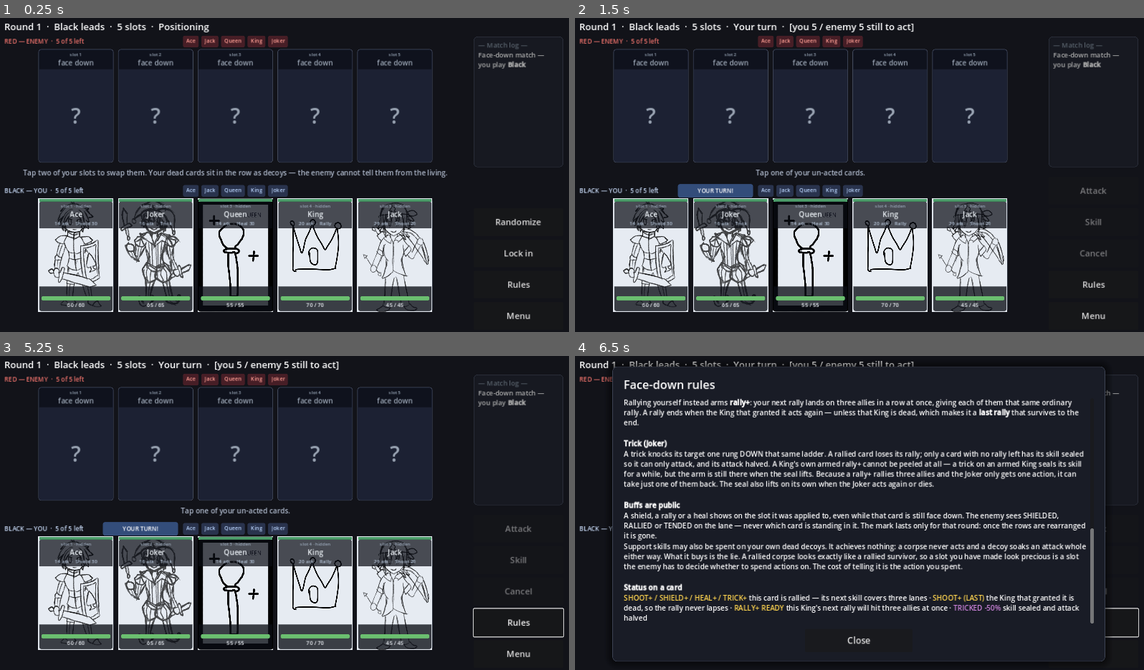
Above: before the commit, frames 1-4 (two rows, left to right).
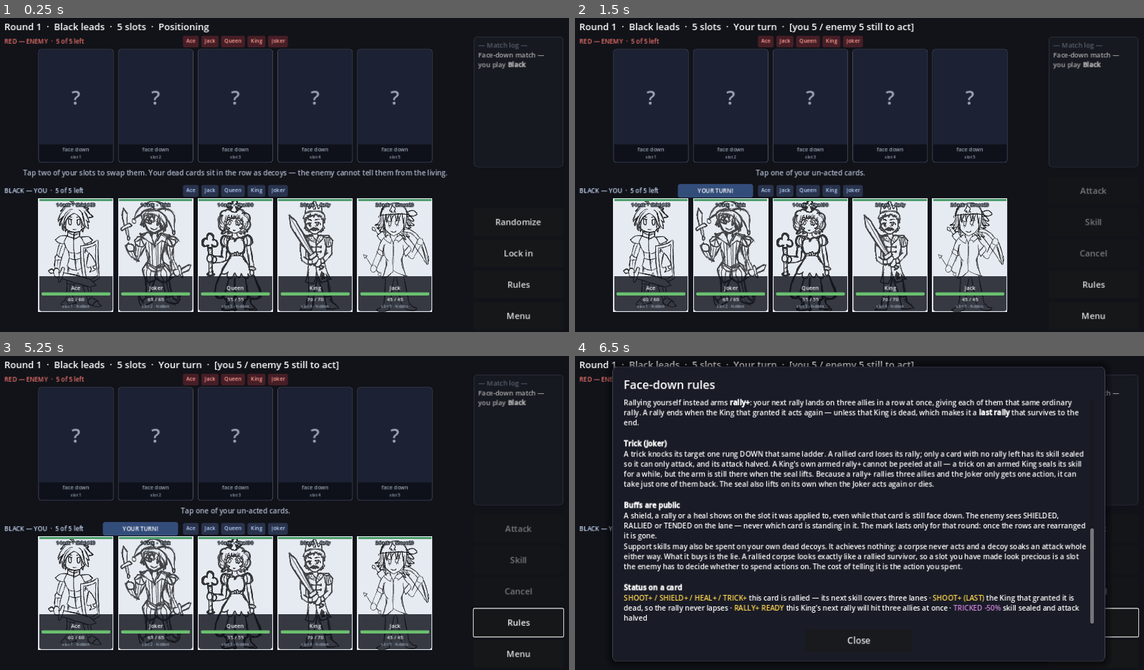
Above: after the commit, the same moments.

Repository: gunasuryo/remi-showdown
Game: Godot game, scene res://Scene/FaceDown/fd_table.tscn
Two runs of this game, one before a commit and one after it. Both use one fixed random seed, a clock stepped at 60 frames per second and the inputs below. This scene is started directly instead of the project's main scene. Sound files missing from this copy of the repository are replaced by a short silence.
Inputs (mouse positions are in pixels of both pictures, inside the frame that each line leads up to):
- Up to frame 1 (0.25 s): no input
- Up to frame 2 (1.5 s): click "Randomize" at 0.5 s; click "Lock in" at 1.25 s
- Up to frame 3 (5.25 s): click "Rules" at 2 s; click "Rules" at 2.75 s; click "Rules" at 3.5 s; click "Menu" at 4.25 s; tap Enter at 5 s; drag from (73, 443) to (341, 443) at 5.02 s
- Up to frame 4 (6.5 s): tap Space at 5.75 s; drag from (728, 443) to (831, 578) at 5.77 s

The runs differ from the first frame. In frame 1, 15% of the frame differs, in the area x 6-76%, y 11-94%; in frame 2, 15%; in frame 3, 15%; in frame 4, nothing differs.

Commit message:
fix: slot placement bug on card size collapse

Diff:
--- a/Scene/FaceDown/fd_card_view.gd
+++ b/Scene/FaceDown/fd_card_view.gd
@@ -24,20 +24,16 @@
 const C_SELECTED := Color(1.00, 0.84, 0.31)
 const C_TARGET   := Color(0.35, 0.80, 0.95)
 
-# A gold outline alone was easy to lose against five cards of similar size, so
-# the selected card also lifts: its background warms towards the outline colour
-# and its name gets a caret. Three cues rather than one, because which card you
-# are about to spend is the single most important thing on the board.
-const C_SELECTED_BG := Color(0.20, 0.17, 0.09)
-# The name band of the selected card is filled solid, which is the cue that
-# survives being one of five cards at phone size. A thin outline does not.
-const C_SELECTED_BAND := Color(1.00, 0.84, 0.31)
-const C_SELECTED_BAND_TEXT := Color(0.12, 0.10, 0.03)
-const C_STAT := Color(0.72, 0.78, 0.86)
+# A gold outline alone is easy to lose among five cards of similar size, so the
+# selected card also warms its background, turns its name and stats gold, and
+# takes a caret. It used to fill a solid gold band behind the name - that band
+# was part of the header block that covered the card face, and went with it.
+const C_SELECTED_BG := Color(0.24, 0.20, 0.10)
+const C_STAT := Color(0.82, 0.87, 0.94)
 # A card that has spent its turn. Dimming alone was easy to miss across five
-# cards, so it also gets a muted band and a tick on the name.
-const C_ACTED_BAND := Color(0.13, 0.14, 0.17, 0.92)
+# cards, so the name also takes a tick.
 const ACTED_MARK := "✓ "
+const C_ACTED_TEXT := Color(0.55, 0.58, 0.64)
 # The line art is pure white and fights the dark UI head-on at phone size.
 const ART_TINT := Color(0.90, 0.92, 0.95)
 
@@ -47,9 +43,8 @@
 const C_MARK_SHIELD := Color(0.40, 0.82, 1.00)
 const C_MARK_RALLY := Color(1.00, 0.84, 0.31)
 const C_MARK_TEND := Color(0.52, 0.85, 0.55)
-const C_BAND_IDLE := Color(0.04, 0.05, 0.08, 0.72)
 const SELECT_MARK := "▸ "
-const BORDER_SELECTED := 4
+const BORDER_SELECTED := 5
 const BORDER_TARGET := 3
 const BORDER_IDLE := 1
 
@@ -71,7 +66,18 @@
 var slot: int = -1
 
 var _panel_sb: StyleBoxFlat = null
-var _top_sb: StyleBoxFlat = null
+var _lunge_tween: Tween = null
+# The lunge is an offset applied ON TOP of wherever the row has sorted this
+# card, re-read every frame - not a tween from a position captured up front.
+# A captured position is wrong exactly when it matters: on the frame a round
+# begins the row has just been rebuilt and has not sorted yet, so every card
+# still reads (0, 0), and a lunge started there parked the card at the far left
+# of the row for the rest of the round. Re-reading also absorbs a re-sort that
+# lands mid-lunge instead of fighting it.
+var _lunge_offset: Vector2 = Vector2.ZERO
+var _lunge_base: Vector2 = Vector2.ZERO
+var _lunge_applied: Vector2 = Vector2.ZERO
+var _lunging: bool = false
 var _hp_bg_sb: StyleBoxFlat = null
 var _hp_fill_sb: StyleBoxFlat = null
 
@@ -86,19 +92,6 @@
 	_panel_sb.set_content_margin_all(0)
 	add_theme_stylebox_override("panel", _panel_sb)
 
-	# Also per instance, and for the same reason as the panel: the SB_top in
-	# the .tscn is one resource shared by all ten views, so recolouring it for
-	# the selected card would recolour every card.
-	_top_sb = StyleBoxFlat.new()
-	_top_sb.bg_color = C_BAND_IDLE
-	_top_sb.corner_radius_top_left = 5
-	_top_sb.corner_radius_top_right = 5
-	_top_sb.content_margin_left = 4.0
-	_top_sb.content_margin_top = 2.0
-	_top_sb.content_margin_right = 4.0
-	_top_sb.content_margin_bottom = 3.0
-	$M/V/Top.add_theme_stylebox_override("panel", _top_sb)
-
 	_hp_bg_sb = StyleBoxFlat.new()
 	_hp_bg_sb.bg_color = Color(0.04, 0.05, 0.07, 0.85)
 	_hp_bg_sb.set_corner_radius_all(3)
@@ -125,13 +118,13 @@
 	_ensure_styles()
 
 	var art: TextureRect = $Art
-	var slot_label: Label = $M/V/Top/TV/SlotLabel
-	var name_label: Label = $M/V/Top/TV/NameLabel
+	var slot_label: Label = $M/V/Bot/BV/SlotLabel
+	var name_label: Label = $M/V/Bot/BV/NameLabel
 	var glyph: Label = $M/V/Glyph
 	var bar: ProgressBar = $M/V/Bot/BV/HPBar
 	var hp_label: Label = $M/V/Bot/BV/HPLabel
 	var shield_label: Label = $M/V/Bot/BV/ShieldLabel
-	var stat_label: Label = $M/V/Top/TV/StatLabel
+	var stat_label: Label = $M/V/StatLabel
 	var preview: Label = $Preview
 	var rally_label: Label = $M/V/Bot/BV/RallyLabel
 	var trick_label: Label = $M/V/Bot/BV/TrickLabel
@@ -242,24 +235,18 @@
 	var is_selected: bool = d.get("selected", false)
 	var has_acted: bool = d.get("acted", false)
 	if is_selected:
-		_top_sb.bg_color = C_SELECTED_BAND
-	elif has_acted:
-		_top_sb.bg_color = C_ACTED_BAND
-	else:
-		_top_sb.bg_color = C_BAND_IDLE
-	if is_selected:
 		_set_border(C_SELECTED, BORDER_SELECTED)
 		_panel_sb.bg_color = C_SELECTED_BG
-		# The whole name band goes gold, so everything sitting on it has to go
-		# dark or it vanishes - the stat line did exactly that.
-		name_label.add_theme_color_override("font_color", C_SELECTED_BAND_TEXT)
-		slot_label.add_theme_color_override("font_color", C_SELECTED_BAND_TEXT)
-		stat_label.add_theme_color_override("font_color", C_SELECTED_BAND_TEXT)
+		# Name and stats go gold to match the border; both sit directly on the
+		# art now, so they are tinted rather than reversed out of a fill.
+		name_label.add_theme_color_override("font_color", C_SELECTED)
+		stat_label.add_theme_color_override("font_color", C_SELECTED)
 		name_label.text = SELECT_MARK + name_label.text
 	else:
 		stat_label.add_theme_color_override("font_color", C_STAT)
 		if has_acted:
 			name_label.text = ACTED_MARK + name_label.text
+			name_label.add_theme_color_override("font_color", C_ACTED_TEXT)
 		if d.get("targetable", false):
 			_set_border(C_TARGET, BORDER_TARGET)
 		else:
@@ -281,6 +268,54 @@
 	if skill <= 0:
 		return "%d atk  ·  %s" % [atk, word]
 	return "%d atk  ·  %s %d" % [atk, word, skill]
+
+# A short shove toward whatever this card is acting on, and back.
+#
+# The card sits in an HBoxContainer, which owns its position and reassigns it
+# on every sort. That is survivable because a Tween writes an ABSOLUTE position
+# each frame: a sort mid-flight costs one frame, not the animation. The return
+# leg targets the position the container gave us, so the card always lands back
+# where the layout wants it even if it re-sorted along the way.
+#
+# Any in-flight lunge is killed first - a card can be shoved twice in quick
+# succession (a rallied skill resolves lane by lane), and two tweens fighting
+# over `position` would leave it parked off-centre.
+func lunge(offset: Vector2, out_time: float = 0.10) -> void:
+	if _lunge_tween != null and _lunge_tween.is_valid():
+		_lunge_tween.kill()
+	# Give the sorted position back before measuring it again.
+	position -= _lunge_offset
+	_lunge_base = position
+	_lunge_offset = Vector2.ZERO
+	_lunge_applied = position
+	_lunging = true
+
+	_lunge_tween = create_tween()
+	_lunge_tween.tween_method(_set_lunge_offset, Vector2.ZERO, offset, out_time) \
+		.set_trans(Tween.TRANS_QUAD).set_ease(Tween.EASE_OUT)
+	# Slower coming back than going out, so it reads as a strike rather than a
+	# twitch.
+	_lunge_tween.tween_method(_set_lunge_offset, offset, Vector2.ZERO, out_time * 1.9) \
+		.set_trans(Tween.TRANS_QUAD).set_ease(Tween.EASE_IN_OUT)
+	_lunge_tween.finished.connect(_end_lunge)
+
+func _set_lunge_offset(v: Vector2) -> void:
+	_lunge_offset = v
+
+func _end_lunge() -> void:
+	_lunging = false
+	_lunge_offset = Vector2.ZERO
+	position = _lunge_base
+
+func _process(_delta: float) -> void:
+	if not _lunging:
+		return
+	# Anything that moved us other than this lunge is the row re-sorting, and
+	# the row is the authority on where the card lives - so adopt it.
+	if position != _lunge_applied:
+		_lunge_base = position
+	_lunge_applied = _lunge_base + _lunge_offset
+	position = _lunge_applied
 
 # A number floating up off the card: damage taken, healing, shield absorbed.
 # The board renders state; without this it never renders CHANGE, and every hit
@@ -364,8 +399,11 @@
 	if not on:
 		$M/V/Bot/BV/RallyLabel.visible = false
 		$M/V/Bot/BV/TrickLabel.visible = false
-	# With nothing to report, the bottom band would just be an empty bar.
-	$M/V/Bot.visible = on
+	# The bottom band itself ALWAYS stays: it carries the slot number and the
+	# hidden/seen state, which a face-down card needs more than a revealed one
+	# does. Hiding the whole band when there were no stats to show took the slot
+	# label with it and left the enemy row as five unlabelled rectangles.
+	$M/V/Bot.visible = true
 
 func _set_border(c: Color, width: int) -> void:
 	_panel_sb.border_color = c
--- a/Scene/FaceDown/fd_card_view.tscn
+++ b/Scene/FaceDown/fd_card_view.tscn
@@ -1,24 +1,15 @@
-[gd_scene load_steps=4 format=3]
+[gd_scene load_steps=3 format=3]
 
 [ext_resource type="Script" path="res://Scene/FaceDown/fd_card_view.gd" id="1_fdcv"]
 
-[sub_resource type="StyleBoxFlat" id="SB_top"]
-bg_color = Color(0.04, 0.05, 0.08, 0.72)
-corner_radius_top_left = 5
-corner_radius_top_right = 5
-content_margin_left = 4.0
-content_margin_top = 2.0
-content_margin_right = 4.0
-content_margin_bottom = 3.0
-
 [sub_resource type="StyleBoxFlat" id="SB_bot"]
-bg_color = Color(0.04, 0.05, 0.08, 0.78)
+bg_color = Color(0.04, 0.05, 0.08, 0.8)
 corner_radius_bottom_right = 5
 corner_radius_bottom_left = 5
 content_margin_left = 5.0
-content_margin_top = 3.0
+content_margin_top = 2.0
 content_margin_right = 5.0
-content_margin_bottom = 4.0
+content_margin_bottom = 3.0
 
 [node name="FDCardView" type="PanelContainer"]
 custom_minimum_size = Vector2(168, 244)
@@ -51,42 +42,24 @@
 theme_override_constants/separation = 0
 
 [node name="Expose" type="ColorRect" parent="M/V"]
-custom_minimum_size = Vector2(0, 5)
+custom_minimum_size = Vector2(0, 4)
 mouse_filter = 2
 color = Color(0.3, 0.62, 0.42, 1)
 
-[node name="Top" type="PanelContainer" parent="M/V"]
-mouse_filter = 2
-theme_override_styles/panel = SubResource("SB_top")
-
-[node name="TV" type="VBoxContainer" parent="M/V/Top"]
-mouse_filter = 2
-theme_override_constants/separation = 0
-
-[node name="SlotLabel" type="Label" parent="M/V/Top/TV"]
+[node name="StatLabel" type="Label" parent="M/V"]
+custom_minimum_size = Vector2(0, 15)
 mouse_filter = 2
 theme_override_font_sizes/font_size = 10
-theme_override_colors/font_color = Color(0.6, 0.65, 0.72, 1)
-horizontal_alignment = 1
-text = "slot"
-
-[node name="NameLabel" type="Label" parent="M/V/Top/TV"]
-mouse_filter = 2
-theme_override_font_sizes/font_size = 16
-horizontal_alignment = 1
-text = "face down"
-
-[node name="StatLabel" type="Label" parent="M/V/Top/TV"]
-mouse_filter = 2
-theme_override_font_sizes/font_size = 11
-theme_override_colors/font_color = Color(0.72, 0.78, 0.86, 1)
+theme_override_colors/font_color = Color(0.82, 0.87, 0.94, 1)
+theme_override_colors/font_outline_color = Color(0.03, 0.04, 0.06, 1)
+theme_override_constants/outline_size = 5
 horizontal_alignment = 1
 text = ""
 
 [node name="Glyph" type="Label" parent="M/V"]
 mouse_filter = 2
 size_flags_vertical = 3
-theme_override_font_sizes/font_size = 48
+theme_override_font_sizes/font_size = 44
 horizontal_alignment = 1
 vertical_alignment = 1
 text = "?"
@@ -101,11 +74,11 @@
 
 [node name="BV" type="VBoxContainer" parent="M/V/Bot"]
 mouse_filter = 2
-theme_override_constants/separation = 1
+theme_override_constants/separation = 0
 
 [node name="RallyLabel" type="Label" parent="M/V/Bot/BV"]
 mouse_filter = 2
-theme_override_font_sizes/font_size = 11
+theme_override_font_sizes/font_size = 10
 theme_override_colors/font_color = Color(1, 0.84, 0.31, 1)
 horizontal_alignment = 1
 autowrap_mode = 3
@@ -113,7 +86,7 @@
 
 [node name="TrickLabel" type="Label" parent="M/V/Bot/BV"]
 mouse_filter = 2
-theme_override_font_sizes/font_size = 11
+theme_override_font_sizes/font_size = 10
 theme_override_colors/font_color = Color(0.79, 0.51, 0.85, 1)
 horizontal_alignment = 1
 autowrap_mode = 3
@@ -121,22 +94,35 @@
 
 [node name="ShieldLabel" type="Label" parent="M/V/Bot/BV"]
 mouse_filter = 2
-theme_override_font_sizes/font_size = 12
+theme_override_font_sizes/font_size = 10
 theme_override_colors/font_color = Color(0.4, 0.82, 1, 1)
 horizontal_alignment = 1
 text = ""
 
+[node name="NameLabel" type="Label" parent="M/V/Bot/BV"]
+mouse_filter = 2
+theme_override_font_sizes/font_size = 12
+horizontal_alignment = 1
+text = "face down"
+
 [node name="HPBar" type="ProgressBar" parent="M/V/Bot/BV"]
-custom_minimum_size = Vector2(0, 9)
+custom_minimum_size = Vector2(0, 7)
 mouse_filter = 2
 show_percentage = false
 value = 100.0
 
 [node name="HPLabel" type="Label" parent="M/V/Bot/BV"]
 mouse_filter = 2
-theme_override_font_sizes/font_size = 12
+theme_override_font_sizes/font_size = 11
 theme_override_colors/font_color = Color(0.93, 0.95, 0.97, 1)
 horizontal_alignment = 1
 text = "0 / 0"
 
+[node name="SlotLabel" type="Label" parent="M/V/Bot/BV"]
+mouse_filter = 2
+theme_override_font_sizes/font_size = 9
+theme_override_colors/font_color = Color(0.55, 0.6, 0.68, 1)
+horizontal_alignment = 1
+text = "slot"
+
 [connection signal="gui_input" from="." to="." method="_on_gui_input"]
--- a/Scene/FaceDown/fd_rules.gd
+++ b/Scene/FaceDown/fd_rules.gd
@@ -456,8 +456,14 @@
 static func _apply_hit(state: FDState, actor: FDCard, target: FDCard, raw: int, verb: String, events: Array) -> void:
 	var dmg: int = scaled(state, raw)
 	var res := target.take_hit(dmg)
+	# `slot` is the lane the blow lands in. `whiff` and `decoy_hit` have always
+	# carried it; `hit` did not, which left the board unable to say WHERE a
+	# landed attack went without resolving the target id - and that id is
+	# redacted to HIDDEN for an unrevealed enemy. The lane itself is not secret:
+	# it is the column the player is watching.
 	events.append({
 		"t": "hit", "actor": actor.id, "target": target.id, "verb": verb,
+		"slot": state.slot_of(target),
 		"damage": dmg, "absorbed": res.absorbed, "hp_lost": res.hp_lost,
 	})
 	if res.died:
--- a/Scene/FaceDown/fd_table.gd
+++ b/Scene/FaceDown/fd_table.gd
@@ -133,8 +133,11 @@
 			% [state.round_no, _side_name(state.leader)])
 
 	_log_events(events)
+	_refresh()
+	# After _refresh(), not before: it re-renders the rows, and a container sort
+	# lands on top of a tween that has only just started.
 	_play_feedback(events)
-	_refresh()
+	_play_lunge(events)
 
 # Picks up the session's state and re-lays the board if the round or the width
 # moved. Also re-drafts, because a new round clears both rows.
@@ -727,6 +730,13 @@
 const C_POP_SHIELD := Color(0.45, 0.78, 1.0)
 const C_FLASH_HIT := Color(1.0, 0.25, 0.2, 0.5)
 const C_FLASH_GOOD := Color(0.4, 1.0, 0.5, 0.35)
+
+# How far a card shoves toward what it is acting on. Small on purpose: the row
+# must stay readable as a row, so this is a lean, not a charge.
+const LUNGE_SINGLE: float = 15.0
+# A rallied skill covers three lanes, so the card commits further toward the
+# middle of them - the extra distance is what makes a spread read as a spread.
+const LUNGE_SPREAD: float = 30.0
 
 # The board used to render only state, so a hit was a silent jump in a health
 # bar and everything you learned came from reading the log. This replays the
@@ -788,6 +798,86 @@
 				Sound.cue("reveal")
 			"king_plus_armed":
 				Sound.cue("commit")
+
+# Shoves the acting card toward whatever it just acted on.
+#
+# Driven off the same event stream as the damage numbers rather than off the
+# submitted action, so it works identically for the opponent's turn - online,
+# the board never sees the action they chose, only what it did.
+func _play_lunge(events: Array) -> void:
+	# One lunge per card per batch. A rallied skill emits its `skill` event and
+	# then a `hit` per lane it covers; without this the last lane's narrow
+	# single-target shove would replace the wide spread lunge already running.
+	var done := {}
+	for ev in events:
+		match str(ev.get("t", "")):
+			"skill":
+				var actor: FDCard = state.card_by_id(int(ev.get("actor", -1)))
+				if actor == null:
+					continue
+				# Ace, Queen and King work on their own row; Jack and Joker on
+				# the enemy's. Asking the rules keeps this from drifting if a
+				# card's targeting ever changes.
+				var side: int = state.opponent(actor.side) 					if FDRules.skill_targets_enemies(actor) else actor.side
+				var spread: bool = int(ev.get("spread", 0)) != FDRules.Spread.SINGLE
+				done[int(ev.actor)] = true
+				_shove(int(ev.actor), side, ev.get("lanes", []), spread)
+			"hit", "decoy_hit", "whiff":
+				# An attack names a lane on the enemy row. `hit` also fires for a
+				# Jack's shoot, which the skill event above has already handled -
+				# lunging twice is what the kill-in-flight guard is for.
+				var a: FDCard = state.card_by_id(int(ev.get("actor", -1)))
+				if a == null or done.has(int(ev.actor)):
+					continue
+				done[int(ev.actor)] = true
+				_shove(int(ev.actor), state.opponent(a.side), [int(ev.get("slot", -1))], false)
+
+func _shove(actor_id: int, target_side: int, lanes: Array, spread: bool) -> void:
+	var from_view: FDCardView = _view_of(actor_id)
+	if from_view == null or lanes.is_empty():
+		return
+	var row: Array = _player_views if target_side == player_side else _enemy_views
+
+	# Aim at the middle of everything the action touches, so a three-lane skill
+	# leans toward the centre of the three rather than at whichever lane the
+	# engine happened to list first.
+	var centre := Vector2.ZERO
+	var counted := 0
+	for lane in lanes:
+		var i: int = int(lane)
+		if i < 0 or i >= row.size():
+			continue
+		centre += row[i].get_global_rect().get_center()
+		counted += 1
+	if counted == 0:
+		return
+	centre /= float(counted)
+
+	var actor: FDCard = state.card_by_id(actor_id)
+	if actor == null:
+		return
+	var from_rect: Rect2 = from_view.get_global_rect()
+	var delta: Vector2 = centre - from_rect.get_center()
+
+	var dir: Vector2
+	if target_side == actor.side:
+		# Same row - a rally, heal or shield. Sideways toward the ally is the
+		# only direction that carries any meaning here.
+		dir = delta
+	else:
+		# Across the board. The honest vector is nearly vertical whichever lane
+		# is struck, because the rows sit much further apart than the lanes are
+		# wide, so a reach would look all but identical to a straight hit.
+		# Quantise it instead: dead ahead into your own lane, or 45 degrees
+		# toward whichever side you reach across to.
+		var sideways: float = 0.0
+		if absf(delta.x) > from_rect.size.x * 0.25:
+			sideways = signf(delta.x)
+		dir = Vector2(sideways, signf(delta.y))
+
+	if dir.length() < 0.01:
+		return
+	from_view.lunge(dir.normalized() * (LUNGE_SPREAD if spread else LUNGE_SINGLE))
 
 # The view standing over a card right now, or null when that card is not on
 # the board or is hidden inside the enemy row.
Binary file changed: Asset/KingBlack.png
Binary file changed: Asset/KingRed.png
Binary file changed: Asset/QueenBlack.png
Binary file changed: Asset/QueenRed.png
Not shown, changed: Asset/CardsMedibang.mdp
